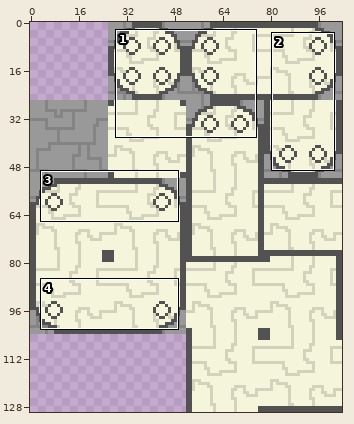
One commit to this sprite sheet: images/Tileset.png. The first picture is a wide view before the edit; the outline marks the close-up.
Close-up. First the earlier version:
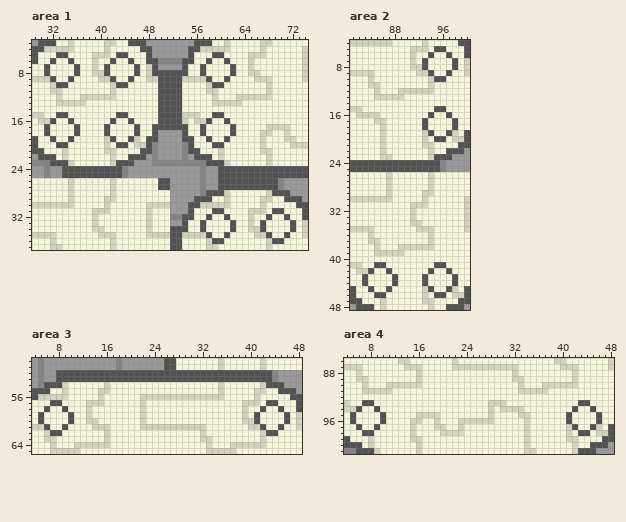
The file is 104x130 pixels. Shown: area 1: x 29..74, y 3..37; area 2: x 81..100, y 4..48; area 3: x 4..48, y 50..65; area 4: x 4..48, y 86..101.
Once edited:
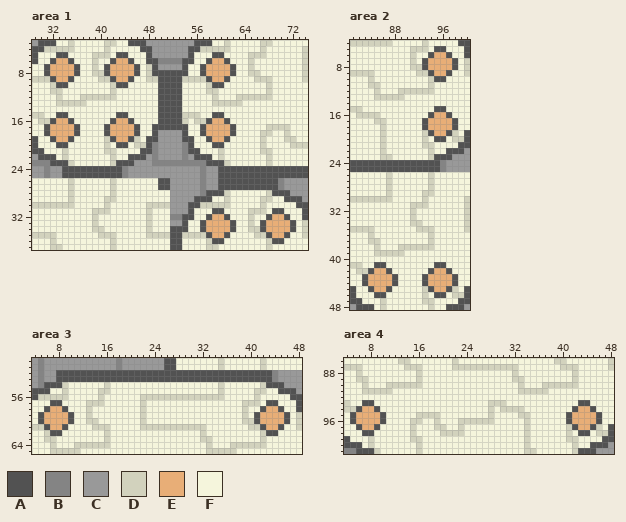
Palette (. is transparent): A #525252  B #848484  C #999999  D #d2d2bd  E #e8ae77  F #f5f5dc
The author wrote: improved tileset, added arrow indicating shooting direction
Edits made:
--- area 1
@@ x 29..74 @@
  5 AFFFAAFFFFDDDFAAFFFACCCCCCAFFFAAFFFFDDDFFFFFFD
- 6 AFFAFFAFFFDFFAFFAFFAABBBBAAFFAFFAFFFDFFFFFFFFD
- 7 FFAFFFFAFFDFAFFFFAFDACCCCAFFAFFFFAFFDFFFFFFFFD
- 8 FFAFFFFAFFDDAFFFFAFDAAAAAAFFAFFFFAFFDDFFFFFFFD
- 9 DDDAFFAFFFFDDAFFAFFDDAAAADDDDAFFAFFFFDDDFFFFFD
+ 6 AFFAEEAFFFDFFAEEAFFAABBBBAAFFAEEAFFFDFFFFFFFFD
+ 7 FFAEEEEAFFDFAEEEEAFDACCCCAFFAEEEEAFFDFFFFFFFFD
+ 8 FFAEEEEAFFDDAEEEEAFDAAAAAAFFAEEEEAFFDDFFFFFFFD
+ 9 DDDAEEAFFFFDDAEEAFFDDAAAADDDDAEEAFFFFDDDFFFFFD
 10 FFFDAAFFFFFFFDAAFFFFFAAAAFFFFDAAFFFFFFFDFFFFFF
@@ x 29..74 @@
 15 DDFFAAFFFFFFFFAAFFFFFAAAADDDFFAAFFFFFFFFFFFFFF
-16 FDDAFFAFFFFFFAFFAFFFFAAAADFDDAFFAFFFFFFFFFFFFF
-17 FFAFFFFAFFFFAFFFFAFFAAAAAAFFAFFFFAFFFFFDDDDFFF
-18 FFAFFFFAFFFFAFFFFAFFACCCCAFFAFFFFAFFFFDDFFDFFF
-19 AFFAFFAFFFFFDAFFADFAACCCCAAFFAFFAFFFFFDFFFDDFF
+16 FDDAEEAFFFFFFAEEAFFFFAAAADFDDAEEAFFFFFFFFFFFFF
+17 FFAEEEEAFFFFAEEEEAFFAAAAAAFFAEEEEAFFFFFDDDDFFF
+18 FFAEEEEAFFFFAEEEEAFFACCCCAFFAEEEEAFFFFDDFFDFFF
+19 AFFAEEAFFFFFDAEEADFAACCCCAAFFAEEAFFFFFDFFFDDFF
 20 AFFFAAFFFFFFDFAAFDDABCCCCBAFFFAAFFFFFFDFFFFDDD
@@ x 56..73 @@
 31 FFFAAFFFFDDDFAAFFF
-32 FFAFFAFFFDFFAFFAFF
-33 FAFFFFAFFDFAFFFFAF
-34 FAFFFFAFFDDAFFFFAF
-35 DDAFFAFFFFDDAFFAFF
+32 FFAEEAFFFDFFAEEAFF
+33 FAEEEEAFFDFAEEEEAF
+34 FAEEEEAFFDDAEEEEAF
+35 DDAEEAFFFFDDAEEAFF
 36 FFDAAFFFFFFFDAAFFF
--- area 2
@@ x 92..99 @@
  5 DDFAAFFF
- 6 FFAFFAFF
- 7 FAFFFFAF
- 8 DAFFFFAF
- 9 DDAFFAFF
+ 6 FFAEEAFF
+ 7 FAEEEEAF
+ 8 DAEEEEAF
+ 9 DDAEEAFF
 10 FFDAAFFF
@@ x 92..99 @@
 15 FFFAAFFF
-16 FFAFFAFF
-17 FAFFFFAF
-18 FAFFFFAF
-19 FDAFFADF
+16 FFAEEAFF
+17 FAEEEEAF
+18 FAEEEEAF
+19 FDAEEADF
 20 FDFAAFDD
@@ x 81..100 @@
 41 DDFFAAFFFFFFFFAAFFFF
-42 FDDAFFAFFFFFFAFFAFFF
-43 FFAFFFFAFFFFAFFFFAFF
-44 FFAFFFFAFFFFAFFFFAFF
-45 AFFAFFAFFFFFDAFFADFA
+42 FDDAEEAFFFFFFAEEAFFF
+43 FFAEEEEAFFFFAEEEEAFF
+44 FFAEEEEAFFFFAEEEEAFF
+45 AFFAEEAFFFFFDAEEADFA
 46 AFFFAAFFFFFFDFAAFDDA
--- area 3
@@ x 4..48 @@
 57 FFFAAFFFFDDDFFFFFFDFFFFFFFFFFFFFFFFDDDFAAFFFA
-58 FFAFFAFFFDFFFFFFFFDFFFFFFFFFFFFFFFFDFFAFFAFFA
-59 FAFFFFAFFDFFFFFFFFDFFFFFFFFFFFFFFFFDFAFFFFAFD
-60 FAFFFFAFFDDFFFFFFFDFFFFFFFFFFFFFFFFDDAFFFFAFD
-61 DDAFFAFFFFDDDFFFFFDDDDDDDDDDDFFFFFFFDDAFFAFFD
+58 FFAEEAFFFDFFFFFFFFDFFFFFFFFFFFFFFFFDFFAEEAFFA
+59 FAEEEEAFFDFFFFFFFFDFFFFFFFFFFFFFFFFDFAEEEEAFD
+60 FAEEEEAFFDDFFFFFFFDFFFFFFFFFFFFFFFFDDAEEEEAFD
+61 DDAEEAFFFFDDDFFFFFDDDDDDDDDDDFFFFFFFDDAEEAFFD
 62 FFDAAFFFFFFFDFFFFFFFFFFFFFFFDFFFFFFFFFDAAFFFF
--- area 4
@@ x 4..48 @@
  93 DFFAAFFFFFFFFFFFFFFFFFFFDDDFFFFFFFFFFFFAAFFFF
- 94 DDAFFAFFFFFFFFFFFFFFFFFFDFDDDDFFFFFFFFAFFAFFF
- 95 FAFFFFAFFFFFDDDDFFFFFFFFDFFFFDDFFFFFFAFFFFAFF
- 96 FAFFFFAFFFFDDFFDFFFDDDDDDFFFFFDFFFFFFAFFFFAFF
- 97 FFAFFAFFFFFDFFFDDFFDFFFFFFFFFFDFFFFFFDAFFADFA
+ 94 DDAEEAFFFFFFFFFFFFFFFFFFDFDDDDFFFFFFFFAEEAFFF
+ 95 FAEEEEAFFFFFDDDDFFFFFFFFDFFFFDDFFFFFFAEEEEAFF
+ 96 FAEEEEAFFFFDDFFDFFFDDDDDDFFFFFDFFFFFFAEEEEAFF
+ 97 FFAEEAFFFFFDFFFDDFFDFFFFFFFFFFDFFFFFFDAEEADFA
  98 FFFAAFFFFFFDFFFFDDDDFFFFFFFFFFDFFFFFFDFAAFDDA
